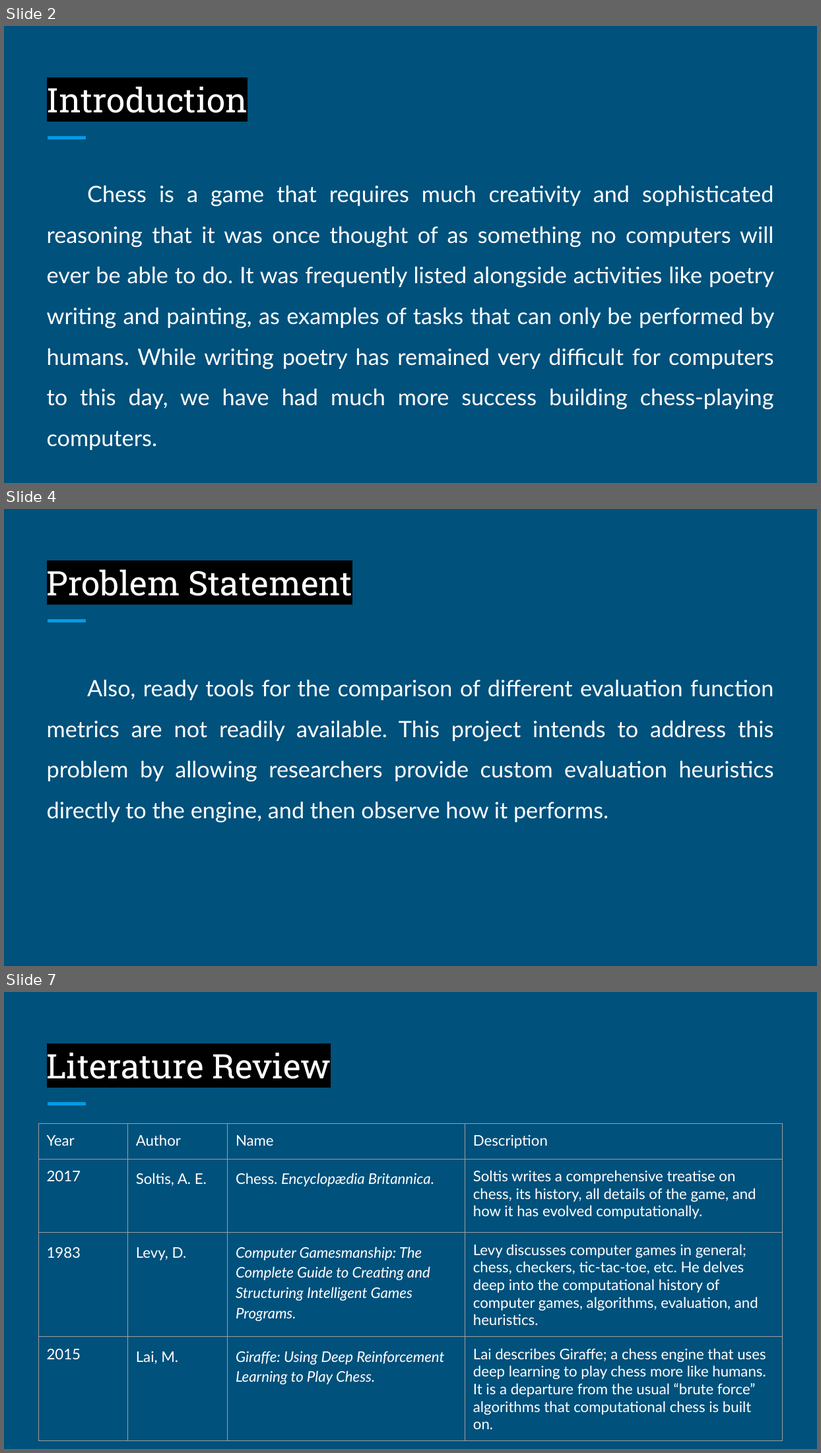
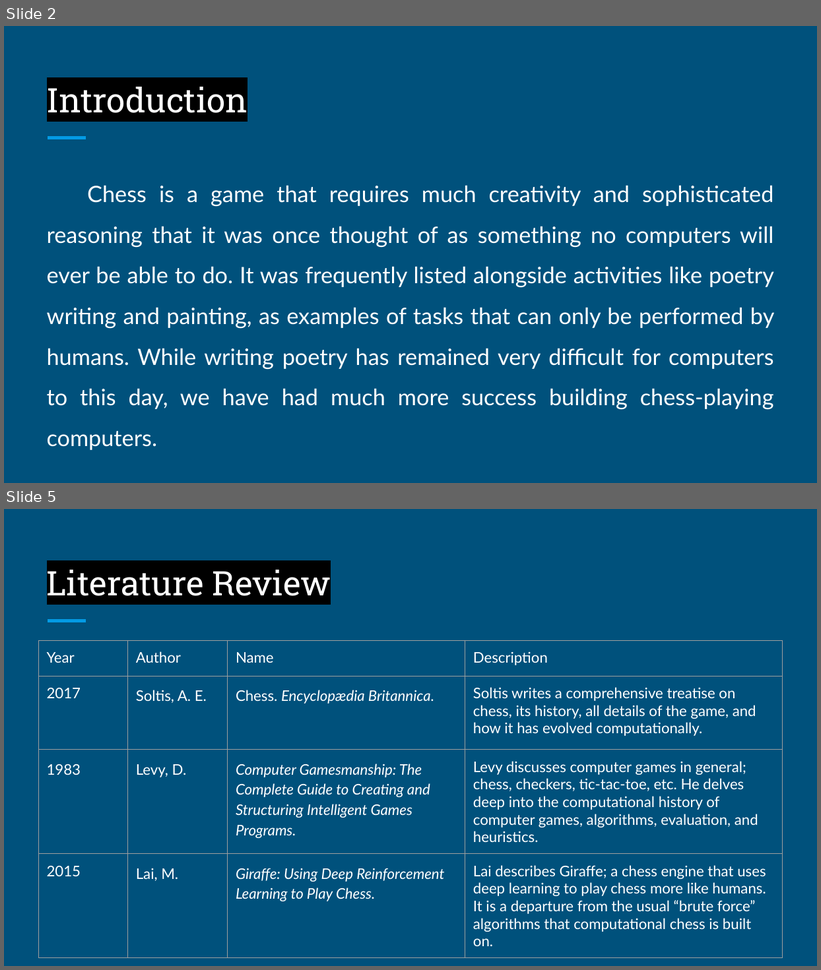
Before and after one commit to ahira-justice/CSC495, a slide deck: presentation/185576_3_ADEFOKUN_LOCI_ A CHESS ENGINE FOR GENERATING GAME DATA.pptx. Shown one above the other, each under a label of ours: slides 2, 4 and 7 before the commit, slides 2 and 5 after it; the slides between them are not shown. The pictures are 821x1453 and 821x970 pixels, drawn with LibreOffice and Linux fonts; fonts in the diff are those of the drawing. Boxes give left, top, right and bottom in pixels: in the first picture for what was removed or moved away, otherwise in the second. Text is boxed around its words. In the diff, an @@ line names an element or a change of style, - is before the commit and + after.

```diff
--- a/presentation/185576_3_ADEFOKUN_LOCI_ A CHESS ENGINE FOR GENERATING GAME DATA.pptx
+++ b/presentation/185576_3_ADEFOKUN_LOCI_ A CHESS ENGINE FOR GENERATING GAME DATA.pptx
@@ slide 4 removed at bbox=[4, 509, 817, 966], background #00517C; not listed: 1 template element that a slide beside it also shows @@
@@ title removed at bbox=[47, 570, 352, 596] @@
-Problem Statement
@@ text removed at bbox=[47, 679, 774, 823] @@
-Also, ready tools for the comparison of different evaluation function metrics are not readily available. This project intends to address this problem by allowing researchers provide custom evaluation heuristics directly to the engine, and then observe how it performs.
@@ what was slide 7 is now slide 5 @@
```
Also in this commit, not shown: 5 slides changed, 2 slides added, 1 other slide removed, 8 other files.
